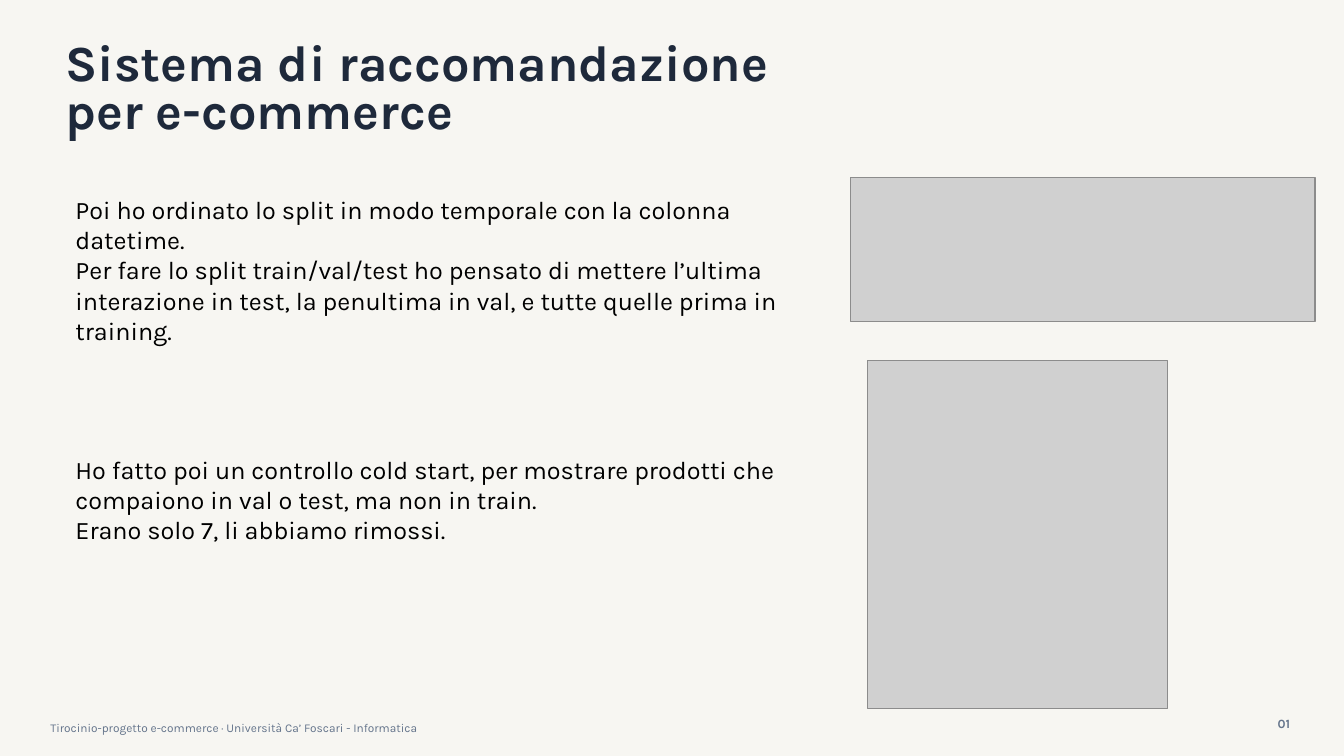
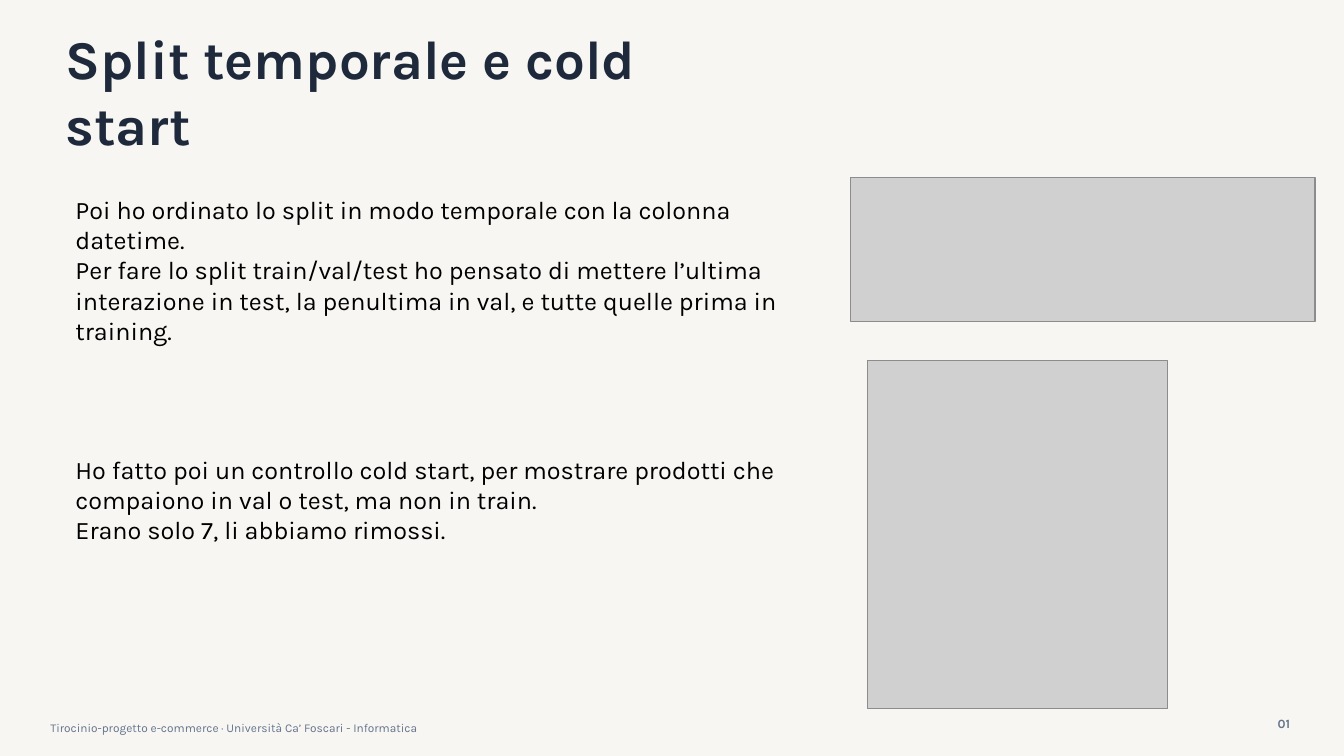
Before and after one commit to arsid2828/Tesi-ecommerce, a slide deck: slide 3 of PPT/HociaArsid-tirocinio-aggiornamento2.pptx. Drawn at 1344x756 pixels with LibreOffice and Linux fonts; fonts in the diff are those of the drawing; grey boxes stand for pictures. Boxes give left, top, right and bottom in pixels: in the first picture for what was removed or moved away, otherwise in the second. Text is boxed around its words. In the diff, an @@ line names an element or a change of style, - is before the commit and + after.

```diff
--- a/PPT/HociaArsid-tirocinio-aggiornamento2.pptx
+++ b/PPT/HociaArsid-tirocinio-aggiornamento2.pptx
@@ text at (x1=65, y1=40, x2=635, y2=146): text changed; size 36.1 to 39 pt @@
-Sistema di raccomandazione
-per e-commerce
+Split temporale e cold start
```
Also in this commit, not shown: 7 other slides changed, 1 other file.
